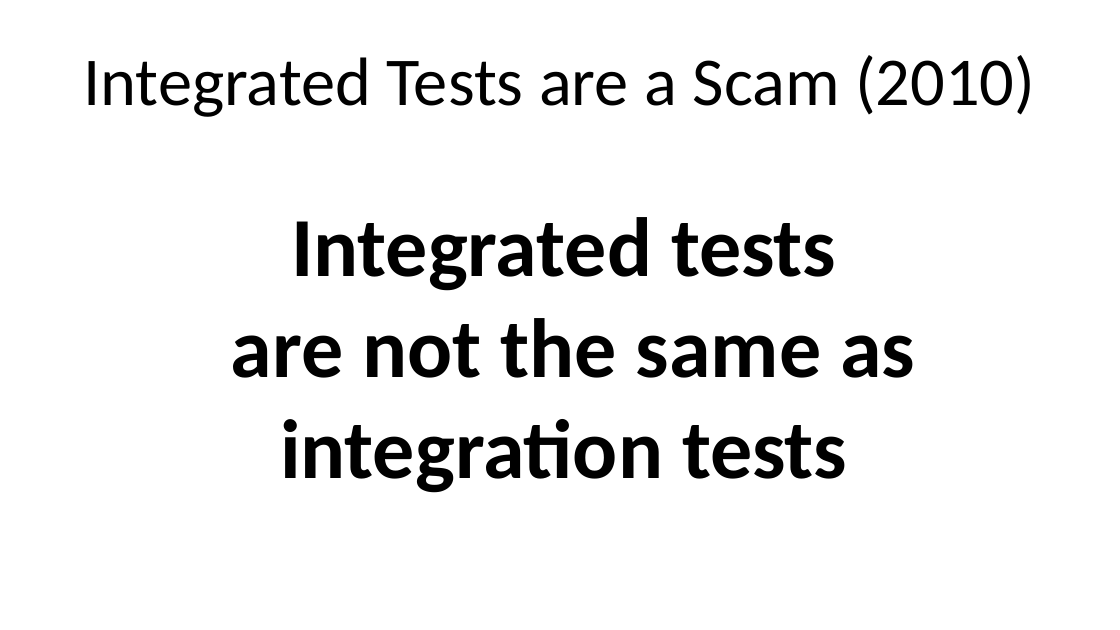
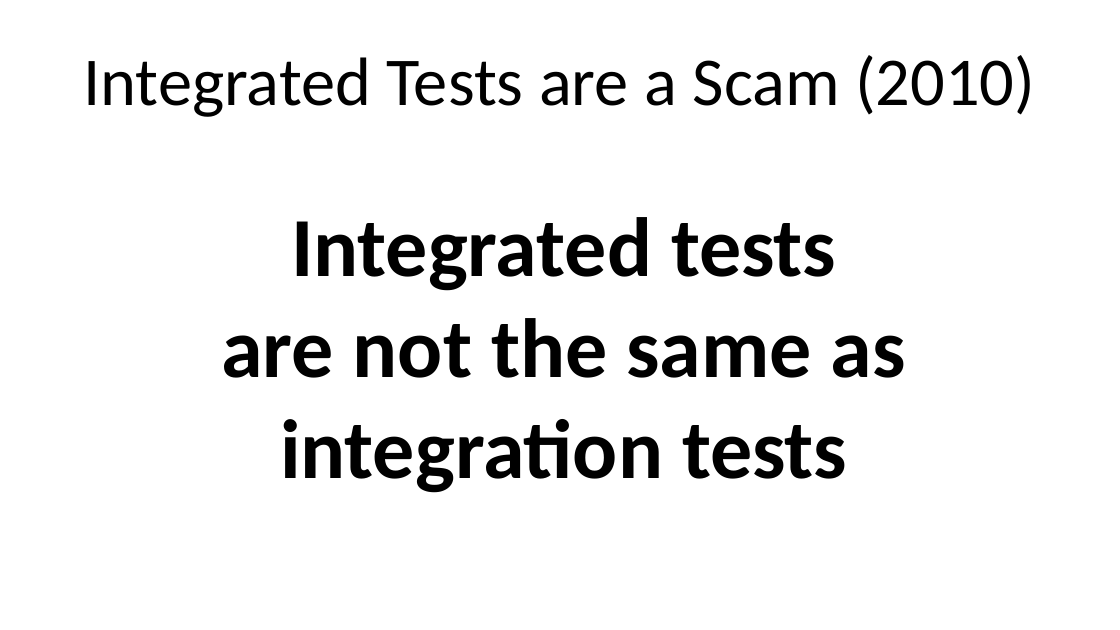
Before and after one commit to robindanzinger/chado_presentation, a slide deck: slide 5 of chadojs - who is testing the mocks - 16zu9.pptx. Drawn at 1120x630 pixels with LibreOffice and Linux fonts; fonts in the diff are those of the drawing; background and template pictures are left out. Boxes give left, top, right and bottom in pixels: in the first picture for what was removed or moved away, otherwise in the second. Text is boxed around its words. In the diff, an @@ line names an element or a change of style, - is before the commit and + after.

```diff
--- a/chadojs - who is testing the mocks - 16zu9.pptx
+++ b/chadojs - who is testing the mocks - 16zu9.pptx
@@ text "Integrated tests": place and size @@
-text "Integrated tests" at (231,217,915,493)
+text "Integrated tests" at (221,217,906,493)
```
Also in this commit, not shown: 2 other slides changed, 2 slides added.
